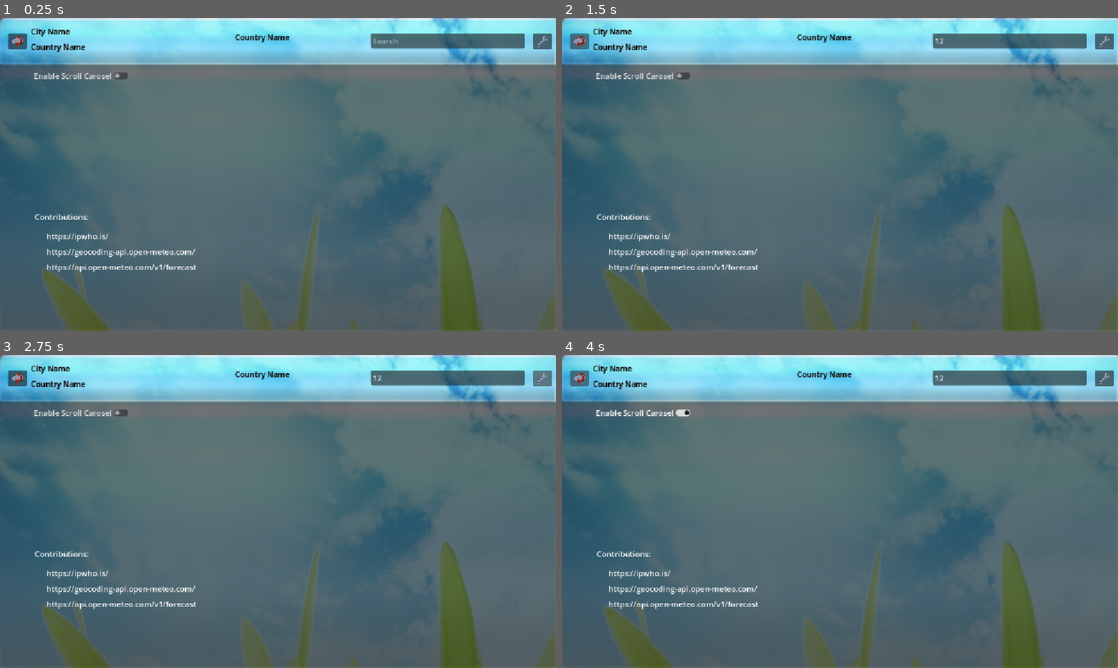
Above: before the commit, frames 1-4 (two rows, left to right).
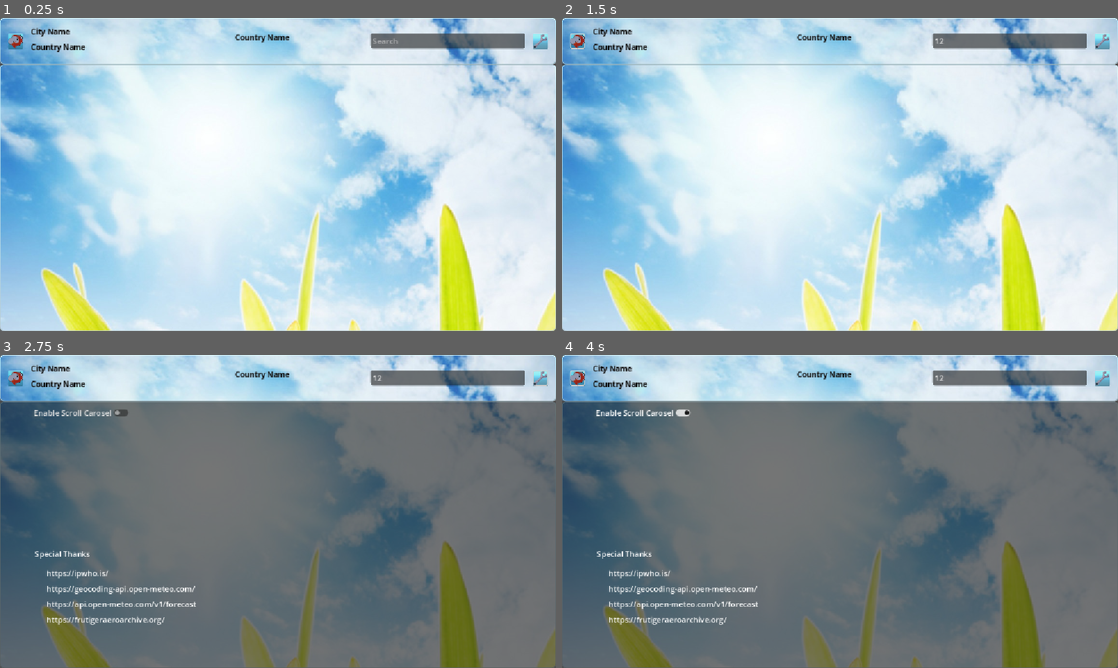
Above: after the commit, the same moments.

Repository: ATMACAELUM/WeatherAero
Game: Godot game, scene res://main.tscn
Same seed, same stepped clock (60 frames per second), same inputs: the game is played once before the commit and once after it.
Inputs (mouse positions are in pixels of both pictures, inside the frame that each line leads up to; where the layout moved, square brackets give the same spot in the first picture):
- Up to frame 1 (0.25 s): no input
- Up to frame 2 (1.5 s): click (1012, 39) at 0.52 s; type "12" at 0.6 s; click (578, 39) at 1.25 s
- Up to frame 3 (2.75 s): click (539, 376) [544, 376] at 2 s
- Up to frame 4 (4 s): click "Enable Scroll Carosel" at 2.75 s; click (578, 376) at 3.5 s

The runs differ from the first frame. In frame 1, 99% of the frame differs, in the area x 0-100%, y 0-100%; in frame 2, 99%; in frame 3, 26%; in frame 4, 26%.
Error before the commit: Invalid access to property or key 'visible' on a base object of type 'null instance'. (res://scripts/weather_display.gd:98)

Commit message:
Changed Buttons

Diff:
--- a/main.tscn
+++ b/main.tscn
@@ -5,25 +5,19 @@
 [ext_resource type="Script" uid="uid://ckf0dpnk62se" path="res://scripts/weather_manager.gd" id="2_efxa6"]
 [ext_resource type="Script" uid="uid://bh8fp8bsd1wfj" path="res://scripts/weather_display.gd" id="3_dg77c"]
 [ext_resource type="Texture2D" uid="uid://b1s0stfrkn5tr" path="res://backgrounds/asadal_stock_2.jpg" id="4_5vw27"]
-[ext_resource type="Shader" uid="uid://daa3pr25fo1l7" path="res://shaders/round_edge.gdshader" id="4_kek77"]
 [ext_resource type="LabelSettings" uid="uid://c7lcam8jyg8u" path="res://label_settings/title.tres" id="7_4c57u"]
 [ext_resource type="Shader" uid="uid://bn8r0uvdogroh" path="res://shaders/aero.gdshader" id="7_5vw27"]
 [ext_resource type="Texture2D" uid="uid://bgwlr5udsqvn1" path="res://icons/refresh.png" id="8_4c57u"]
 [ext_resource type="Texture2D" uid="uid://dkcewk2jkv4np" path="res://icons/settings.png" id="9_efxa6"]
 [ext_resource type="Script" uid="uid://d208hfgfk7wop" path="res://scripts/carousel_scroll_container.gd" id="10_ycdy4"]
+[ext_resource type="Script" uid="uid://c62aauq1june5" path="res://scripts/settings_display.gd" id="12_dg77c"]
 
 [sub_resource type="StyleBoxFlat" id="StyleBoxFlat_yf5fn"]
-bg_color = Color(0.15686275, 0.15686275, 0.23921569, 0.37254903)
+bg_color = Color(0.15686275, 0.15686275, 0.23921569, 1)
 corner_radius_top_left = 8
 corner_radius_top_right = 8
 corner_radius_bottom_right = 8
 corner_radius_bottom_left = 8
-
-[sub_resource type="ShaderMaterial" id="ShaderMaterial_4c57u"]
-shader = ExtResource("4_kek77")
-shader_parameter/visible_rect = Vector4(0, 0, 1152, 96)
-shader_parameter/corner_radius = 8.00000038
-shader_parameter/antialiasing = 1.0
 
 [sub_resource type="ShaderMaterial" id="ShaderMaterial_kek77"]
 shader = ExtResource("7_5vw27")
@@ -58,18 +52,60 @@
 corner_radius_bottom_right = 8
 corner_radius_bottom_left = 8
 
+[sub_resource type="ShaderMaterial" id="ShaderMaterial_dg77c"]
+shader = ExtResource("7_5vw27")
+shader_parameter/panel_size = Vector2(400, 200)
+shader_parameter/glass_color = Color(0.15, 0.75, 0.95, 1)
+shader_parameter/highlight_color = Color(0.85, 1, 1, 1)
+shader_parameter/border_color = Color(0.85, 1, 1, 1)
+shader_parameter/opacity = 0.85
+shader_parameter/border_width = 2.0
+shader_parameter/corner_top_left = 6.0
+shader_parameter/corner_top_right = 6.0
+shader_parameter/corner_bottom_right = 6.0
+shader_parameter/corner_bottom_left = 6.0
+shader_parameter/gloss = 1.0
+shader_parameter/reflection = 1.0
+shader_parameter/gradient_strength = 1.0
+shader_parameter/highlight_position = 0.18
+shader_parameter/highlight_size = 0.65
+shader_parameter/shine_position = 0.035
+shader_parameter/shine_thickness = 0.025
+shader_parameter/shine_strength = 0.65
+
+[sub_resource type="StyleBoxFlat" id="StyleBoxFlat_ycdy4"]
+draw_center = false
+
+[sub_resource type="StyleBoxFlat" id="StyleBoxFlat_efxa6"]
+bg_color = Color(0, 0, 0, 1)
+draw_center = false
+border_width_left = 2
+border_width_top = 2
+border_width_right = 2
+border_width_bottom = 2
+corner_radius_top_left = 4
+corner_radius_top_right = 4
+corner_radius_bottom_right = 4
+corner_radius_bottom_left = 4
+
+[sub_resource type="StyleBoxFlat" id="StyleBoxFlat_dg77c"]
+bg_color = Color(0, 0, 0, 1)
+draw_center = false
+border_width_left = 2
+border_width_top = 2
+border_width_right = 2
+border_width_bottom = 2
+corner_radius_top_left = 4
+corner_radius_top_right = 4
+corner_radius_bottom_right = 4
+corner_radius_bottom_left = 4
+
 [sub_resource type="StyleBoxFlat" id="StyleBoxFlat_lquwl"]
-bg_color = Color(0.15686275, 0.15686275, 0.23921569, 0.37254903)
+bg_color = Color(0.15686275, 0.15686275, 0.23921569, 1)
 corner_radius_top_left = 8
 corner_radius_top_right = 8
 corner_radius_bottom_right = 8
 corner_radius_bottom_left = 8
-
-[sub_resource type="ShaderMaterial" id="ShaderMaterial_dg77c"]
-shader = ExtResource("4_kek77")
-shader_parameter/visible_rect = Vector4(0, 0, 1152, 648.035)
-shader_parameter/corner_radius = 8.00000038
-shader_parameter/antialiasing = 1.0
 
 [sub_resource type="ShaderMaterial" id="ShaderMaterial_efxa6"]
 shader = ExtResource("7_5vw27")
@@ -93,8 +129,11 @@
 shader_parameter/shine_strength = 0.65
 
 [node name="Node" type="Node" unique_id=1616232632]
+metadata/_edit_horizontal_guides_ = [40.0]
+
+[node name="Global" type="Node" parent="." unique_id=1408472150]
 script = ExtResource("1_efxa6")
-metadata/_edit_horizontal_guides_ = [40.0]
+metadata/_custom_type_script = "uid://qkw3pa3fcgfb"
 
 [node name="LocationManager" type="Node" parent="." unique_id=2087687335]
 script = ExtResource("1_4c57u")
@@ -117,20 +156,19 @@
 city_name_label = NodePath("TopBar/CityName")
 country_name_label = NodePath("TopBar/CountryName")
 todays_weather_label = NodePath("TopBar/TodaysWeather")
-settings_button = NodePath("TopBar/Settings")
-settings_display = NodePath("")
+settings_button = NodePath("TopBar/Panel3/Settings")
+settings_display = NodePath("Bottom/Settings")
 weather_bubbles_display = NodePath("Bottom/WeatherBubbles")
 weather_bubble_container = NodePath("Bottom/WeatherBubbles/HBoxContainer")
 
 [node name="TopBar" type="Panel" parent="Control" unique_id=1376418526]
-clip_contents = true
+clip_children = 2
 layout_mode = 0
 offset_right = 1152.0
 offset_bottom = 96.0
 theme_override_styles/panel = SubResource("StyleBoxFlat_yf5fn")
 
 [node name="TextureRect" type="TextureRect" parent="Control/TopBar" unique_id=1145720908]
-material = SubResource("ShaderMaterial_4c57u")
 layout_mode = 0
 offset_right = 40.0
 offset_bottom = 40.0
@@ -186,40 +224,92 @@
 horizontal_alignment = 1
 vertical_alignment = 1
 
-[node name="Refresh" type="Button" parent="Control/TopBar" unique_id=1302966414]
+[node name="Panel3" type="Panel" parent="Control/TopBar" unique_id=759186738]
+material = SubResource("ShaderMaterial_dg77c")
+layout_mode = 1
+anchors_preset = -1
+anchor_left = 0.95800006
+anchor_top = 0.333
+anchor_right = 0.98600006
+anchor_bottom = 0.66700006
+offset_left = 0.38391113
+offset_top = 0.031999588
+offset_right = 0.12792969
+offset_bottom = -0.03200531
+grow_horizontal = 2
+grow_vertical = 2
+mouse_filter = 2
+
+[node name="Settings" type="Button" parent="Control/TopBar/Panel3" unique_id=451550810]
 custom_minimum_size = Vector2(32, 32)
 layout_mode = 1
 anchors_preset = -1
-anchor_left = 0.014
-anchor_top = 0.062000003
-anchor_right = 0.049000002
-anchor_bottom = 0.123
-offset_left = -0.12800026
-offset_top = 26.048
-offset_right = -0.44800186
-offset_bottom = 52.192
-icon = ExtResource("8_4c57u")
+anchor_right = 1.0
+anchor_bottom = 1.0
+theme_override_styles/normal = SubResource("StyleBoxFlat_ycdy4")
+theme_override_styles/pressed = SubResource("StyleBoxFlat_efxa6")
+theme_override_styles/hover = SubResource("StyleBoxFlat_dg77c")
+theme_override_styles/disabled = SubResource("StyleBoxFlat_ycdy4")
+theme_override_styles/focus = SubResource("StyleBoxFlat_ycdy4")
 icon_alignment = 1
 expand_icon = true
 
-[node name="Settings" type="Button" parent="Control/TopBar" unique_id=188731632]
+[node name="TextureRect" type="TextureRect" parent="Control/TopBar/Panel3/Settings" unique_id=684505423]
+layout_mode = 1
+anchors_preset = 15
+anchor_right = 1.0
+anchor_bottom = 1.0
+grow_horizontal = 2
+grow_vertical = 2
+mouse_filter = 2
+texture = ExtResource("9_efxa6")
+expand_mode = 1
+stretch_mode = 3
+
+[node name="Panel" type="Panel" parent="Control/TopBar" unique_id=145072604]
+material = SubResource("ShaderMaterial_dg77c")
+layout_mode = 1
+anchors_preset = 15
+anchor_right = 1.0
+anchor_bottom = 1.0
+offset_left = 16.0
+offset_top = 32.0
+offset_right = -1104.0
+offset_bottom = -32.0
+grow_horizontal = 2
+grow_vertical = 2
+mouse_filter = 2
+
+[node name="Refresh" type="Button" parent="Control/TopBar/Panel" unique_id=1302966414]
 custom_minimum_size = Vector2(32, 32)
 layout_mode = 1
-anchors_preset = -1
-anchor_left = 0.014
-anchor_top = 0.062000003
-anchor_right = 0.049000002
-anchor_bottom = 0.123
-offset_left = 1087.872
-offset_top = 26.048
-offset_right = 1087.552
-offset_bottom = 52.192
-icon = ExtResource("9_efxa6")
+anchors_preset = 15
+anchor_right = 1.0
+anchor_bottom = 1.0
+grow_horizontal = 2
+grow_vertical = 2
+theme_override_styles/normal = SubResource("StyleBoxFlat_ycdy4")
+theme_override_styles/pressed = SubResource("StyleBoxFlat_efxa6")
+theme_override_styles/hover = SubResource("StyleBoxFlat_dg77c")
+theme_override_styles/disabled = SubResource("StyleBoxFlat_ycdy4")
+theme_override_styles/focus = SubResource("StyleBoxFlat_ycdy4")
 icon_alignment = 1
 expand_icon = true
 
+[node name="TextureRect" type="TextureRect" parent="Control/TopBar/Panel/Refresh" unique_id=1228996715]
+layout_mode = 1
+anchors_preset = 15
+anchor_right = 1.0
+anchor_bottom = 1.0
+grow_horizontal = 2
+grow_vertical = 2
+mouse_filter = 2
+texture = ExtResource("8_4c57u")
+expand_mode = 1
+stretch_mode = 3
+
 [node name="Bottom" type="Panel" parent="Control" unique_id=696640765]
-clip_contents = true
+clip_children = 2
 layout_mode = 0
 offset_top = 96.0
 offset_right = 1152.0
@@ -227,11 +317,11 @@
 theme_override_styles/panel = SubResource("StyleBoxFlat_lquwl")
 
 [node name="TextureRect" type="TextureRect" parent="Control/Bottom" unique_id=1819073712]
-material = SubResource("ShaderMaterial_dg77c")
 layout_mode = 0
 offset_top = -96.0
 offset_right = 1920.0
 offset_bottom = 1104.0
+mouse_filter = 2
 texture = ExtResource("4_5vw27")
 
 [node name="Panel2" type="Panel" parent="Control/Bottom" unique_id=199477317]
@@ -259,13 +349,16 @@
 size_flags_horizontal = 3
 size_flags_vertical = 3
 
-[node name="Settings" type="Panel" parent="Control/Bottom" unique_id=1522617427]
-layout_mode = 1
-anchors_preset = 15
-anchor_right = 1.0
-anchor_bottom = 1.0
-grow_horizontal = 2
-grow_vertical = 2
+[node name="Settings" type="Panel" parent="Control/Bottom" unique_id=1522617427 node_paths=PackedStringArray("enable_carousel_button")]
+visible = false
+layout_mode = 1
+anchors_preset = 15
+anchor_right = 1.0
+anchor_bottom = 1.0
+grow_horizontal = 2
+grow_vertical = 2
+script = ExtResource("12_dg77c")
+enable_carousel_button = NodePath("CheckButton")
 
 [node name="CheckButton" type="CheckButton" parent="Control/Bottom/Settings" unique_id=1698058813]
 layout_mode = 0
@@ -281,7 +374,7 @@
 offset_top = 304.0
 offset_right = 183.0
 offset_bottom = 327.0
-text = "Contributions:"
+text = "Special Thanks"
 
 [node name="Label2" type="Label" parent="Control/Bottom/Settings" unique_id=448978397]
 layout_mode = 0
@@ -307,6 +400,14 @@
 offset_bottom = 431.0
 text = "https://api.open-meteo.com/v1/forecast"
 
+[node name="Label5" type="Label" parent="Control/Bottom/Settings" unique_id=1377773656]
+layout_mode = 0
+offset_left = 96.0
+offset_top = 440.0
+offset_right = 407.0
+offset_bottom = 463.0
+text = "https://frutigeraeroarchive.org/"
+
 [node name="ScrollContainer" type="ScrollContainer" parent="Control" unique_id=834294164]
 layout_mode = 0
 offset_left = 800.0
--- a/scripts/carousel_scroll_container.gd
+++ b/scripts/carousel_scroll_container.gd
@@ -6,12 +6,21 @@
 @export var selected_scale: float = 1.5
 @export var normal_scale: float = 1.0
 @export var scale_distance: float = 200.0
-@export var enabled: bool = false
+
+var enabled: bool = false
 
 func _ready() -> void:
+	var gl = get_tree().get_first_node_in_group("global") as Global
+	if gl:
+		gl.update.connect(_on_update)
 	get_h_scroll_bar().value_changed.connect(_on_scroll)
 	_on_scroll()
 
+
+func _on_update():
+	var gl = get_tree().get_first_node_in_group("global") as Global
+	if gl == null: return
+	enabled = gl.carousel_enabled
 
 func _on_scroll(_value: float = 0.0) -> void:
 	if enabled == false: return
--- a/scripts/global.gd
+++ b/scripts/global.gd
@@ -1,3 +1,4 @@
+class_name Global
 extends Node
 
 signal update
--- a/scripts/settings.gd
+++ /dev/null
@@ -1,2 +0,0 @@
-class_name Settings
-extends Node
--- /dev/null
+++ b/scripts/settings_display.gd
@@ -0,0 +1,27 @@
+class_name SettingsDisplay
+extends Control
+
+
+@export var enable_carousel_button: CheckButton
+
+func _ready() -> void:
+	enable_carousel_button.pressed.connect(_on_carousel_pressed)
+	var gl = get_tree().get_first_node_in_group("global") as Global
+	gl.update.connect(_on_update)
+	_on_update()
+
+
+
+
+func _on_update():
+	var gl = get_tree().get_first_node_in_group("global") as Global
+	if gl == null: return
+
+	enable_carousel_button.button_pressed = gl.carousel_enabled
+
+
+
+func _on_carousel_pressed():
+	var gl = get_tree().get_first_node_in_group("global") as Global
+	if gl == null: return
+	gl.carousel_enabled = enable_carousel_button.button_pressed
--- a/shaders/aero.gdshader
+++ b/shaders/aero.gdshader
@@ -11,7 +11,7 @@
 uniform float opacity : hint_range(0.0, 1.0) = 0.85;
 uniform float border_width : hint_range(0.0, 10.0) = 2.0;
 
-// Corner radii: TL, TR, BR, BL
+// Individual corner radii
 uniform float corner_top_left : hint_range(0.0, 100.0) = 6.0;
 uniform float corner_top_right : hint_range(0.0, 100.0) = 6.0;
 uniform float corner_bottom_right : hint_range(0.0, 100.0) = 6.0;
@@ -31,7 +31,7 @@
 uniform float shine_strength : hint_range(0.0, 2.0) = 0.65;
 
 
-// Match Godot StyleBoxFlat radius scaling.
+// Scale radii proportionally to fit the panel.
 vec4 normalize_radii(vec4 radii, vec2 size) {
     float scale = 1.0;
 
@@ -60,7 +60,7 @@
 }
 
 
-// Rounded rectangle with independently adjustable corners.
+// Rounded rectangle with independent corners.
 float rounded_box(vec2 p, vec2 half_size, vec4 radii) {
     float radius;
 
@@ -88,10 +88,13 @@
 
 
 void fragment() {
+    // Preserve the original Button rendering.
+    vec4 original_color = COLOR;
+
     vec2 half_size = panel_size * 0.5;
     vec2 p = (UV - 0.5) * panel_size;
 
-    // Corner radii
+    // Corner radii: TL, TR, BR, BL.
     vec4 radii = vec4(
         corner_top_left,
         corner_top_right,
@@ -99,21 +102,21 @@
         corner_bottom_left
     );
 
-    // Scale radii proportionally to fit the panel.
     radii = normalize_radii(radii, panel_size);
 
-    // Rounded rectangle mask
+    // Rounded rectangle mask.
     float dist = rounded_box(p, half_size, radii);
 
     float aa = max(fwidth(dist), 0.5);
 
     float mask = 1.0 - smoothstep(-aa, aa, dist);
 
+    // Preserve original pixels outside the glass area.
     if (mask <= 0.001) {
-        discard;
-    }
-
-    // Border edge
+        COLOR = original_color;
+
+    }
+
     float inner_edge = smoothstep(
         border_width,
         border_width + 2.0,
@@ -122,7 +125,7 @@
 
     float y = UV.y;
 
-    // Base glass gradient
+    // Base glass gradient.
     vec3 top_color = glass_color.rgb * 1.3;
     vec3 bottom_color = glass_color.rgb * 0.55;
 
@@ -132,19 +135,19 @@
         smoothstep(0.0, 1.0, y)
     );
 
-    // Soft vertical gloss
+    // Soft vertical gloss.
     float vertical_gloss = exp(
         -pow((y - highlight_position) / 0.13, 2.0)
     );
 
-    // Upper reflection
+    // Upper reflection.
     float upper_reflection = 1.0 - smoothstep(
         0.0,
         0.45,
         abs(y - 0.08)
     );
 
-    // Adjustable white shine
+    // Adjustable white shine.
     float shine = exp(
         -pow(
             (y - shine_position) / shine_thickness,
@@ -152,7 +155,7 @@
         )
     );
 
-    // Broad reflection
+    // Broad reflection.
     float broad_reflection = exp(
         -pow(
             (y - 0.20) / max(highlight_size, 0.01),
@@ -160,7 +163,7 @@
         ) * 5.0
     );
 
-    // Center glow
+    // Center glow.
     float center_glow = exp(
         -pow(
             length(
@@ -170,14 +173,14 @@
         )
     );
 
-    // Apply reflections
+    // Apply reflections.
     base_color += highlight_color.rgb * vertical_gloss * 0.16 * gloss;
     base_color += highlight_color.rgb * upper_reflection * 0.10 * reflection;
     base_color += highlight_color.rgb * shine * shine_strength * gloss;
     base_color += highlight_color.rgb * broad_reflection * 0.13 * reflection;
     base_color += highlight_color.rgb * center_glow * 0.10 * reflection;
 
-    // Border highlight
+    // Border highlight.
     float rim = 1.0 - smoothstep(
         0.0,
         border_width + 3.0,
@@ -190,16 +193,26 @@
         rim * 0.55
     );
 
-    // Bottom glass gradient
+    // Bottom glass gradient.
     float bottom_rim = smoothstep(0.0, 0.12, y) *
         (1.0 - smoothstep(0.85, 1.0, y));
 
     base_color += glass_color.rgb * bottom_rim * 0.08 * gradient_strength;
 
-    // Final opacity
+    // Glass opacity.
     float alpha = opacity * (0.78 + vertical_gloss * 0.12);
 
     alpha = mix(alpha, opacity, inner_edge);
 
-    COLOR = vec4(base_color, alpha * mask);
+    // Blend glass with original Button appearance.
+    vec3 final_color = mix(
+        original_color.rgb,
+        base_color,
+        alpha
+    );
+
+    // Preserve original alpha and apply rounded clipping.
+    float final_alpha = original_color.a * mask;
+
+    COLOR = vec4(final_color, final_alpha);
 }
--- a/shaders/round_edge.gdshader
+++ /dev/null
@@ -1,33 +0,0 @@
-
-shader_type canvas_item;
-render_mode unshaded, blend_mix;
-
-uniform vec4 visible_rect = vec4(0.0, 0.0, 400.0, 200.0);
-uniform float corner_radius : hint_range(0.0, 100.0) = 20.0;
-uniform float antialiasing : hint_range(0.0, 4.0) = 1.0;
-
-void fragment() {
-    vec2 rect_position = visible_rect.xy;
-    vec2 rect_size = visible_rect.zw;
-    vec2 half_size = rect_size * 0.5;
-
-    vec2 p = FRAGCOORD.xy - rect_position - half_size;
-
-    float radius = clamp(
-        corner_radius,
-        0.0,
-        min(half_size.x, half_size.y)
-    );
-
-    vec2 q = abs(p) - half_size + radius;
-
-    float dist = length(max(q, vec2(0.0)))
-        + min(max(q.x, q.y), 0.0)
-        - radius;
-
-    float aa = max(fwidth(dist) * antialiasing, 0.001);
-
-    float mask = 1.0 - smoothstep(-aa, aa, dist);
-
-    COLOR.a *= mask;
-}
Renamed: scripts/settings.gd.uid -> scripts/settings_display.gd.uid
Not shown, removed: shaders/round_edge.gdshader.uid
